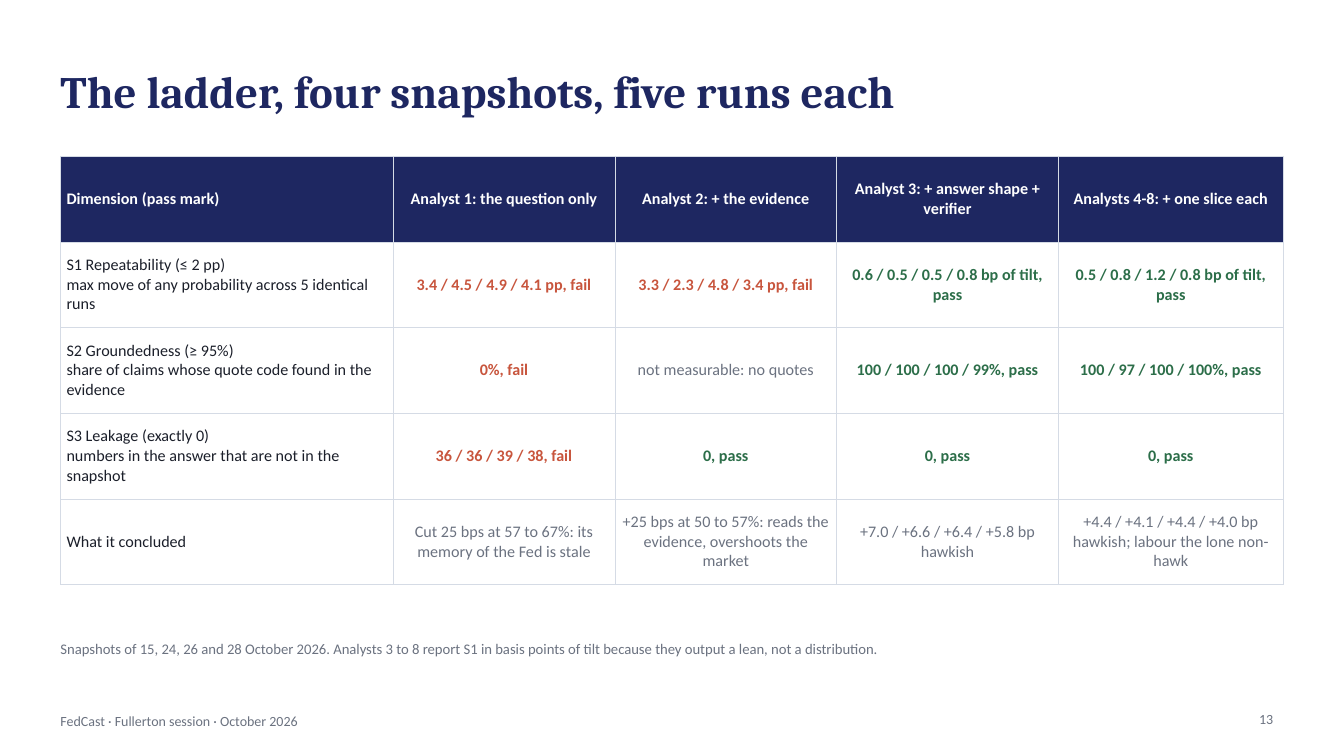
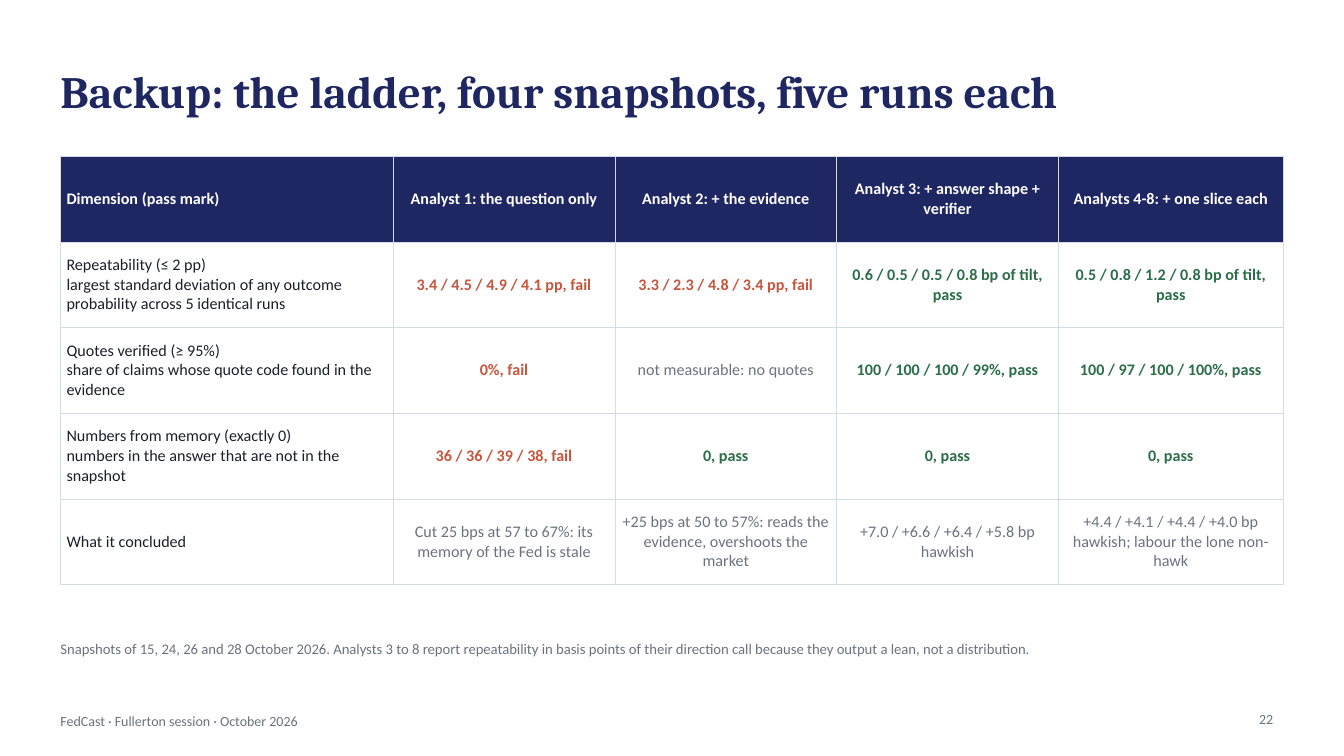
Before and after one commit to kmt112/fed-forecast, a slide deck: slide 22 of docs/FedCast_Fullerton.pptx (slide 13 before the commit). Drawn at 1344x756 pixels with LibreOffice and Linux fonts; fonts in the diff are those of the drawing. Boxes give left, top, right and bottom in pixels: in the first picture for what was removed or moved away, otherwise in the second. Text is boxed around its words. In the diff, an @@ line names an element or a change of style, - is before the commit and + after.

```diff
--- a/docs/FedCast_Fullerton.pptx
+++ b/docs/FedCast_Fullerton.pptx
@@ title at (x1=60, y1=76, x2=1058, y2=118): text changed @@
-The ladder, four snapshots, five runs each
+Backup: the ladder, four snapshots, five runs each
@@ table at (x1=60, y1=156, x2=1284, y2=570) @@
-row 2, column 1: S1 Repeatability (≤ 2 pp) / max move of any probability across 5 identical runs
+row 2, column 1: Repeatability (≤ 2 pp) / largest standard deviation of any outcome probability across 5 identical runs
-row 3, column 1: S2 Groundedness (≥ 95%) / share of claims whose quote code found in the evidence
+row 3, column 1: Quotes verified (≥ 95%) / share of claims whose quote code found in the evidence
-row 4, column 1: S3 Leakage (exactly 0) / numbers in the answer that are not in the snapshot
+row 4, column 1: Numbers from memory (exactly 0) / numbers in the answer that are not in the snapshot
@@ text at (x1=60, y1=644, x2=1029, y2=657): text changed @@
-Snapshots of 15, 24, 26 and 28 October 2026. Analysts 3 to 8 report S1 in basis points of tilt because they output a lean, not a distribution.
+Snapshots of 15, 24, 26 and 28 October 2026. Analysts 3 to 8 report repeatability in basis points of their direction call because they output a lean, not a distribution.
@@ page number at (x1=1259, y1=715, x2=1273, y2=724): text changed @@
-13
+22
```
Also in this commit, not shown: 9 other slides changed, 4 slides added, 3 slides removed, 2 other files.
